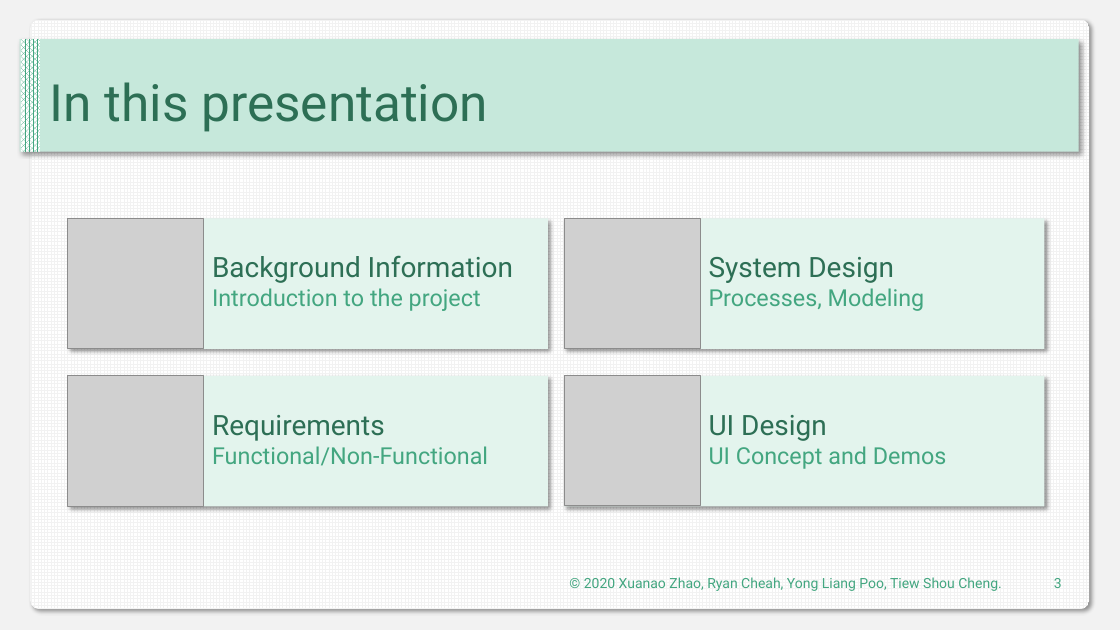
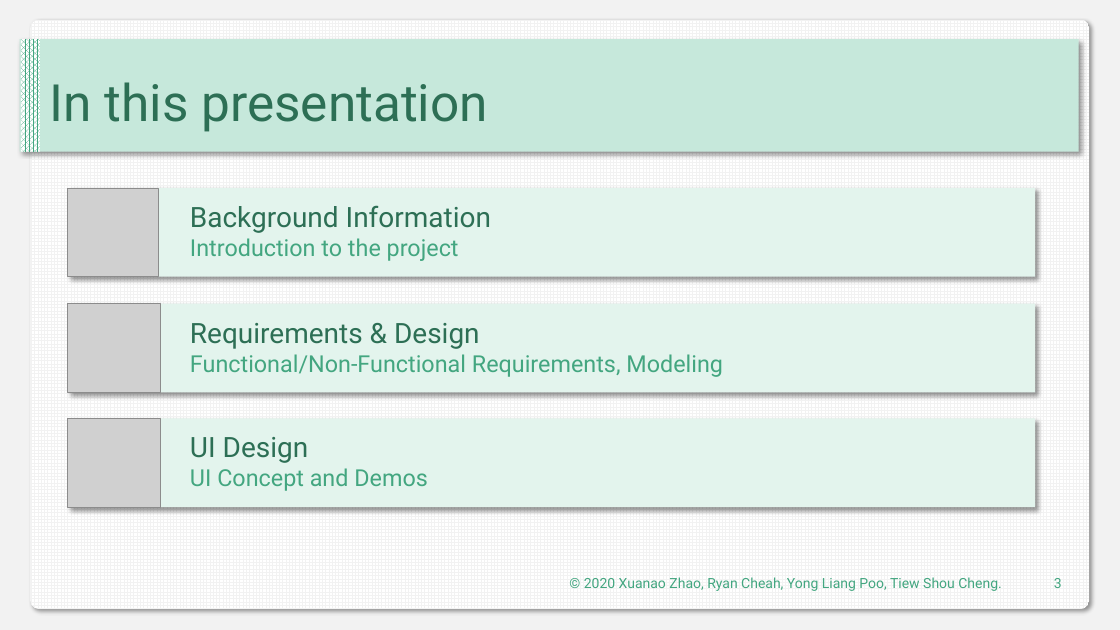
Before and after one commit to DIT202003G1/SAD-Assignment, a slide deck: slide 3 of Presentaion.pptx. Drawn at 1120x630 pixels with LibreOffice and Linux fonts; fonts in the diff are those of the drawing; grey boxes stand for pictures. Boxes give left, top, right and bottom in pixels: in the first picture for what was removed or moved away, otherwise in the second. Text is boxed around its words. In the diff, an @@ line names an element or a change of style, - is before the commit and + after.

```diff
--- a/Presentaion.pptx
+++ b/Presentaion.pptx
@@ picture: place and size @@
-picture at box(67, 218, 203, 349)
+picture at box(67, 188, 158, 277)
@@ rectangle: place and size @@
-rectangle at box(67, 218, 548, 349)
+rectangle at box(67, 188, 1035, 277)
@@ text "Background Information Introduction to the ...": place and size @@
-text "Background Information Introduction to the ..." at box(212, 255, 513, 311)
+text "Background Information Introduction to the ..." at box(190, 205, 491, 261)
@@ rectangle removed at box(564, 218, 1044, 349) @@
@@ picture removed at box(564, 219, 700, 350) @@
@@ text removed at box(709, 257, 925, 311) @@
-System Design
-Processes, Modeling
@@ rectangle added at box(67, 304, 1035, 393), fill #E3F4ED @@
@@ picture added at box(67, 303, 160, 392) @@
@@ text at box(190, 323, 723, 377): text changed @@
-Requirements
-Functional/Non-Functional
+Requirements & Design
+Functional/Non-Functional Requirements, Modeling
@@ picture removed at box(67, 376, 203, 507) @@
@@ rectangle removed at box(564, 376, 1044, 507) @@
@@ picture: place and size @@
-picture at box(564, 376, 700, 505)
+picture at box(67, 418, 160, 507)
@@ rectangle: place and size @@
-rectangle at box(67, 376, 548, 507)
+rectangle at box(67, 418, 1035, 507)
@@ text "UI Design UI Concept and ...": place and size @@
-text "UI Design UI Concept and ..." at box(709, 415, 947, 469)
+text "UI Design UI Concept and ..." at box(190, 437, 428, 491)
```
Also in this commit, not shown: 4 other slides changed, 26 slides added.
